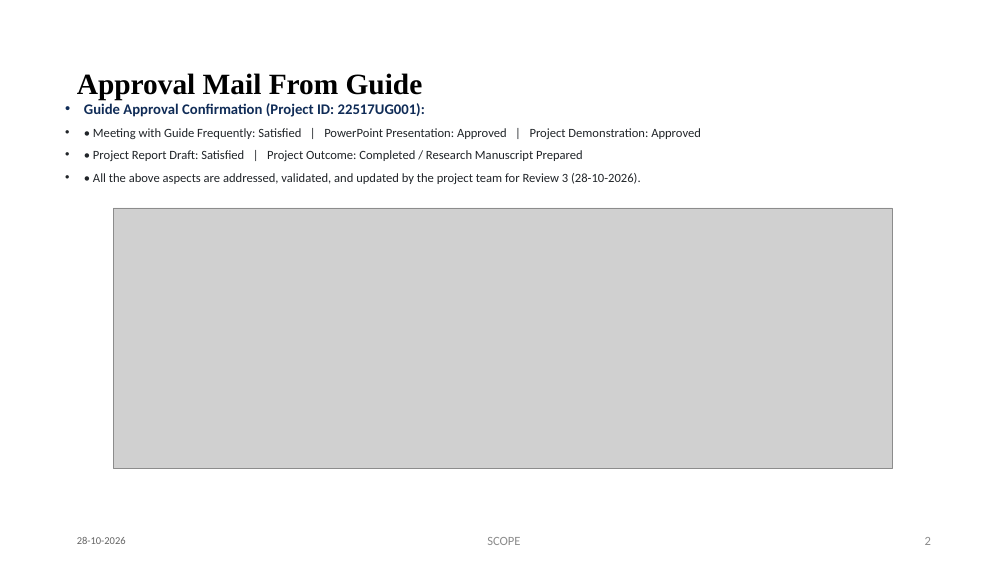
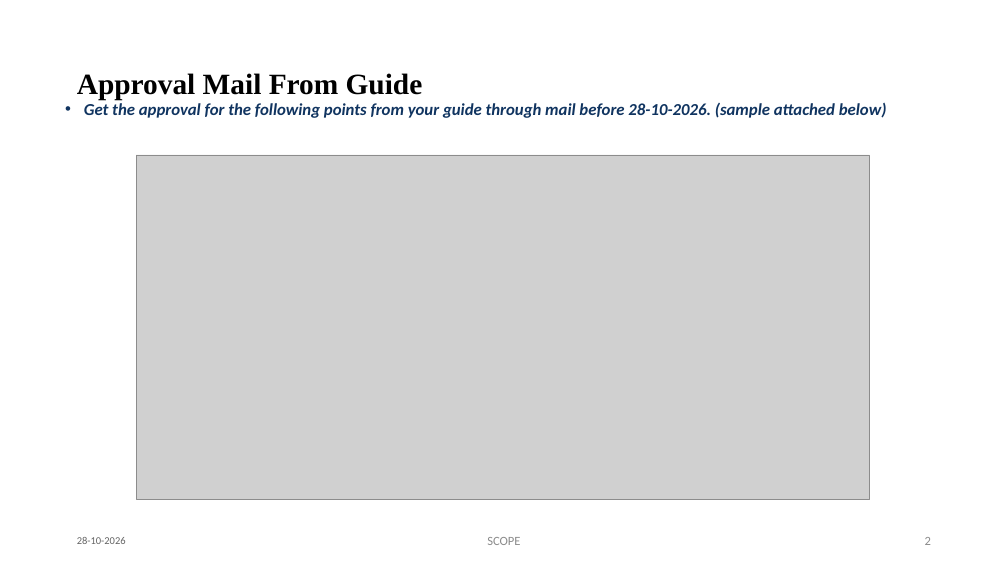
Before and after one commit to Prasanth4689/Federated-Anomaly-Detection, a slide deck: slide 2 of docs/BCSE497J_Review3_Presentation.pptx. Drawn at 1008x567 pixels with LibreOffice and Linux fonts; fonts in the diff are those of the drawing; grey boxes stand for pictures. Boxes give left, top, right and bottom in pixels: in the first picture for what was removed or moved away, otherwise in the second. Text is boxed around its words. In the diff, an @@ line names an element or a change of style, - is before the commit and + after.

Commit message:
Update BCSE497J_Review3_Presentation.pptx: clean formatting, conference paper outcome, readable font sizes

```diff
--- a/docs/BCSE497J_Review3_Presentation.pptx
+++ b/docs/BCSE497J_Review3_Presentation.pptx
@@ text at [84,103,887,118]: text changed; size 12 to 16 pt; text colour #212529 to #103460; bold on; italic on @@
-• Guide Approval Confirmation (Project ID: 22517UG001):
-• • Meeting with Guide Frequently: Satisfied | PowerPoint Presentation: Approved | Project Demonstration: Approved
-• • Project Report Draft: Satisfied | Project Outcome: Completed / Research Manuscript Prepared
-• • All the above aspects are addressed, validated, and updated by the project team for Review 3 (28-10-2026).
+• Get the approval for the following points from your guide through mail before 28-10-2026. (sample attached below)
@@ picture: place and size @@
-picture at [113,208,892,469]
+picture at [136,155,870,499]
```
Also in this commit, not shown: 13 other slides changed.
